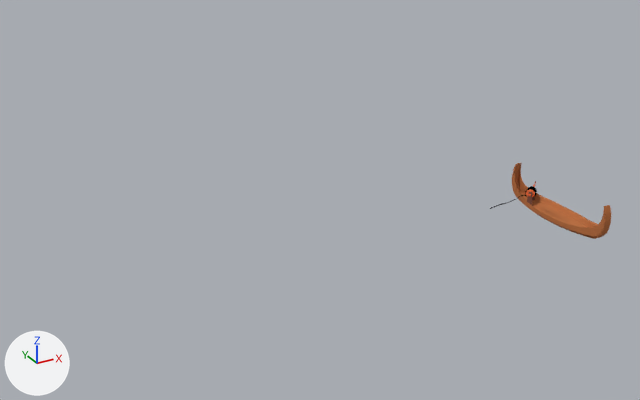
An edit to the Blender file Assets/Models/LODKA.blend, drawn before and after from the same camera.
Rendered twice from a 50 mm camera at (-22.7, -124.7, 57.4) aimed at (32.1, -25.0, 7.6). Lighting does not change. The marker at lower left points along +X, +Y and +Z.
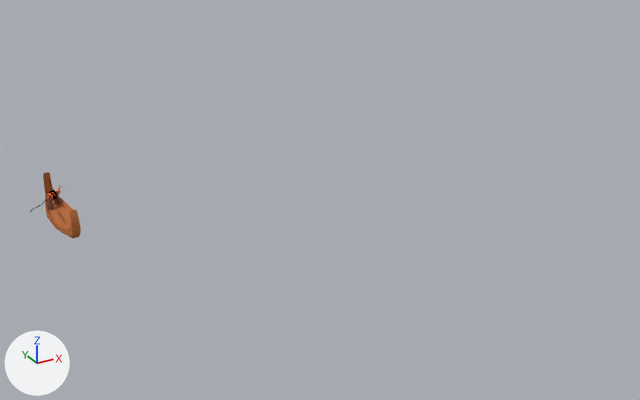
The edits, one by one:
Object 'Cylinder.001' (ob_cylinder_001) moves from (54.6, -42.9, 10.1) to (1.4, 4.4, 2.4).
Object 'Cube.200' (ob_cube_200) moves from (55.0, -47.4, 8.9) to (1.8, -0.1, 1.2).
Object 'Cube.201' (ob_cube_201) moves from (55.8, -41.8, 9.7) to (2.6, 5.5, 2.0).
Object 'Cube.202' (ob_cube_202) moves from (54.0, -43.1, 9.7) to (0.8, 4.2, 2.0).
Object 'Cylinder' (ob_cylinder) moves from (54.8, -42.4, 10.6) to (1.7, 4.9, 3.3).

Boxes (x1, y1, x2, y2) around the edits, measured in the pictures (640 x 400 px):
'Cube.200', moved
    before: (512, 163, 611, 239)
    after: (43, 172, 81, 239)
'Cylinder', moved
    before: (525, 181, 537, 198)
    after: (47, 186, 61, 200)
'Cube.202', moved
    before: (527, 192, 532, 205)
    after: (47, 195, 53, 210)
'Cube.201', moved (not visible before)
    after: (54, 191, 60, 205)
'Cylinder.001', moved
    before: (490, 195, 526, 209)
    after: (30, 200, 53, 212)
